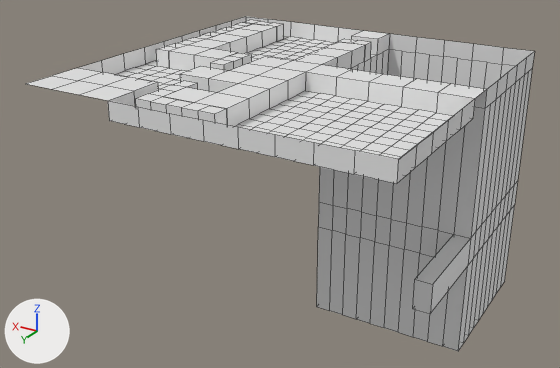
One commit to the Blender file office - Copy/Assets/level.blend: the scene before it, then after it.
Before and after are seen from a camera (50 mm lens) standing at (-10.11, 17.84, 5.34) and looking at (0.43, 0.27, -3.44). The lights are fixed; the arrows at lower left show +X, +Y and +Z. Mesh edges are drawn as thin lines.
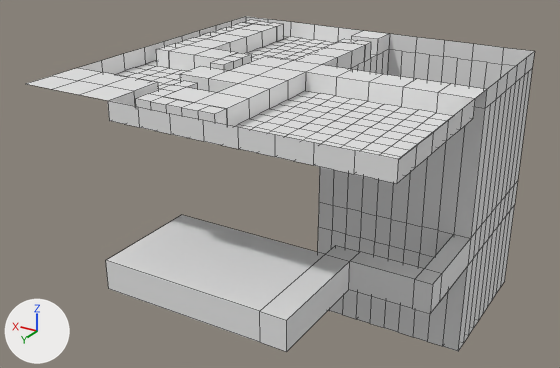
The change in detail:
me_plane is used by ob_plane; location (0.0, 0.0, 0.0).
me_plane had 547 vertices, 454 faces and spanned x -5.0..5.0, y -5.0..5.0, z -4.9..0.0.
me_plane now has 567 vertices, 469 faces and spans x -5.0..5.0, y -5.0..5.41, z -4.9..0.0.
Part 1, on me_plane:
3 faces are deleted.
20 vertices are added at x -5.0..2.44, y 1.71..5.41, z -4.9..-4.08.
18 new faces join them.

Boxes (x1, y1, x2, y2) around the edits, measured in the pictures (560 x 368 px):
'Plane', reshaped (13% taller)
    before: (26, 16, 535, 314)
    after: (26, 16, 535, 352)
part 1 of me_plane, built on
    before: (415, 235, 471, 314)
    after: (106, 215, 471, 352)
